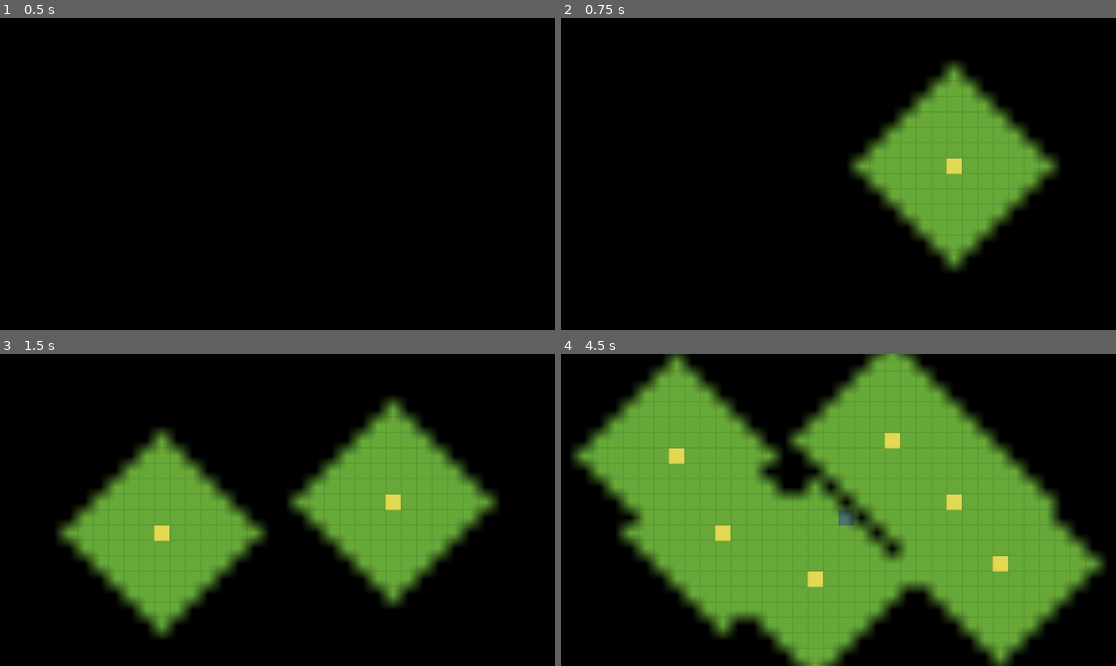
Above: before the commit, frames 1-4 (two rows, left to right).
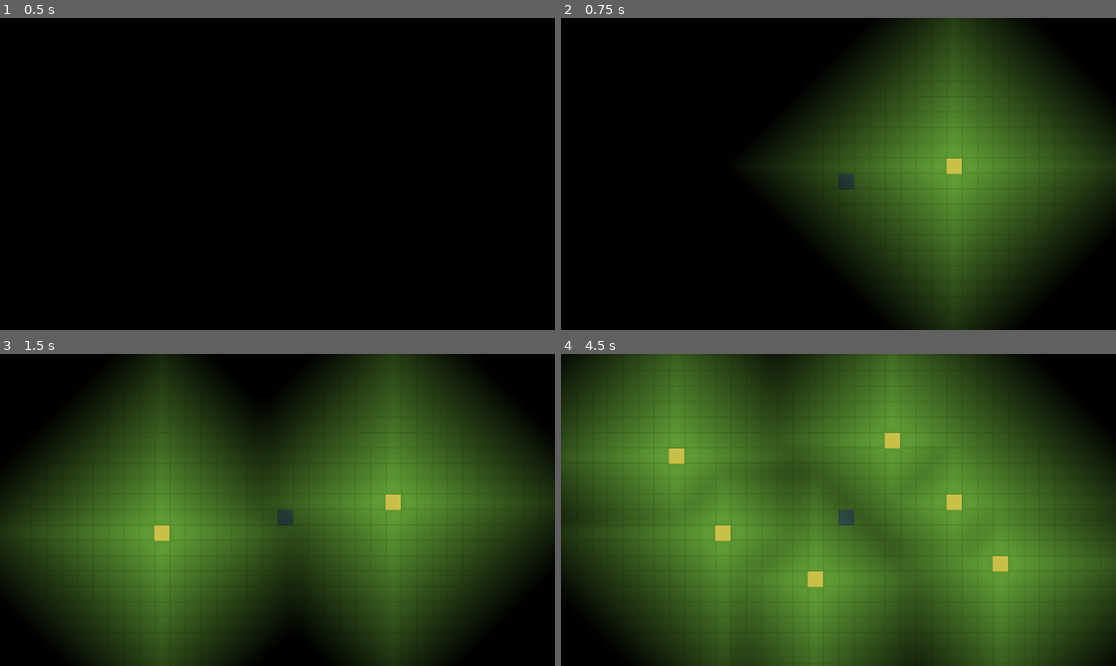
Above: after the commit, the same moments.

Repository: remyj4556/voxel-lighting
Game: Godot game, scene res://2d_grid_test.tscn
Same seed, same stepped clock (60 frames per second), same inputs: the game is played once before the commit and once after it.
Inputs (mouse positions are in pixels of both pictures, inside the frame that each line leads up to):
- Up to frame 1 (0.5 s): no input
- Up to frame 2 (0.75 s): tap Enter at 0.5 s; move the mouse to (960, 158) at 0.52 s; press the mouse at (960, 158) at 0.53 s
- Up to frame 3 (1.5 s): right-click (399, 494) at 0.8 s; tap Space at 1.25 s; move the mouse to (166, 525) at 1.27 s; release the mouse at (166, 525) at 1.28 s; right-click (166, 525) at 1.35 s
- Up to frame 4 (4.5 s): click (727, 525) at 1.55 s; tap Enter at 2, 3.5 s; move the mouse to (894, 441) at 2.02 s; press the mouse at (894, 441) at 2.03 s; right-click (894, 441) at 2.3 s; tap Space at 2.75, 4.25 s; move the mouse to (810, 572) at 2.77 s; release the mouse at (810, 572) at 2.78 s; right-click (810, 572) at 2.85 s; click (810, 572) at 3.05 s; move the mouse to (1005, 556) at 3.52 s; press the mouse at (1005, 556) at 3.53 s; right-click (1005, 556) at 3.8 s; move the mouse to (672, 463) at 4.27 s; release the mouse at (672, 463) at 4.28 s; right-click (672, 463) at 4.35 s

Frame 1 is identical in both runs. In frame 2, 39% of the frame differs, in the area x 35-100%, y 0-100%; in frame 3, 70%; in frame 4, 80%, in the area x 0-100%, y 0-100%.

Commit message:
update light falloff and flood-fill

Diff:
--- a/2d_grid_test.gd
+++ b/2d_grid_test.gd
@@ -4,23 +4,28 @@
 const WIDTH : int = 64
 const HEIGHT : int = 64
 const TILE_SIZE : int = 16
+const MAX_LIGHT_INTENSITY : int = 15
+const LIGHT_FALLOFF : int = 1
 
 const TEST_SCENE = preload("uid://eocwsab8af3x")
 
 @onready var light_overlay: LightOverlay = %LightOverlay
 @onready var camera_2d: Camera2D = %Camera2D
 
-var curr_test : TestScene = null
+var grid_scene : TestScene = null
+var light_grid := PackedByteArray()
 var lights: Dictionary[Vector2i, int] # int is dummy value, acts as hashset
 
 func _ready() -> void:
-	curr_test = TEST_SCENE.instantiate()
-	self.add_child(curr_test)
-	curr_test.position = Vector2i(0,0)
+	grid_scene = TEST_SCENE.instantiate()
+	self.add_child(grid_scene)
+	grid_scene.position = Vector2i(0,0)
 
 	camera_2d.anchor_mode = Camera2D.ANCHOR_MODE_DRAG_CENTER
 	camera_2d.position = Vector2(WIDTH, HEIGHT) * TILE_SIZE / 2.0
 	camera_2d.zoom = Vector2(2.0, 2.0)
+
+	light_grid.resize(LightTest.WIDTH * LightTest.HEIGHT)
 
 	reset_light_values()
 
@@ -34,42 +39,62 @@
 		spawn_light(mouse_pos)
 		get_viewport().set_input_as_handled()
 
-func reset_light_values():
+func reset_light_values() -> void:
 	for i in range(WIDTH):
 		for j in range(HEIGHT):
 			light_overlay.set_light(Vector2i(i,j), 0.0)
 	light_overlay.push_light()
 
-func update_light_values(update_source: Vector2i):
+func update_light_values(update_source: Vector2i) -> void:
 	if lights.has(update_source):
-		var bfs_array : Array[Array]
+		flood_fill(update_source, MAX_LIGHT_INTENSITY, LIGHT_FALLOFF)
 
-		bfs_array.push_back([update_source, 15])
-		while not bfs_array.is_empty():
-			var curr : Array = bfs_array.pop_front()
-			var coord : Vector2i = curr[0]
-			var value : int = curr[1] - 1
-
-			if value < 1:
-				continue
-
-			bfs_array.push_back([coord + Vector2i(1, 0), value - 1])
-			bfs_array.push_back([coord + Vector2i(0, 1), value - 1])
-			bfs_array.push_back([coord + Vector2i(-1, 0), value - 1])
-			bfs_array.push_back([coord + Vector2i(0, -1), value - 1])
-
-			light_overlay.set_light(coord, value)
-		light_overlay.push_light()
-
-func spawn_light(mouse_pos: Vector2):
-	if (!curr_test):
+func spawn_light(mouse_pos: Vector2) -> void:
+	if (!grid_scene):
 		print("No test scene")
 		return
 
 	var tile_coord := Vector2i(floori(mouse_pos.x / TILE_SIZE), floori(mouse_pos.y / TILE_SIZE))
-	curr_test.draw_tile(tile_coord, 0, curr_test.LIGHT)
+	grid_scene.draw_tile(tile_coord, 0, grid_scene.LIGHT)
 	lights[tile_coord] = 1
 	update_light_values(tile_coord)
 
-func remove_light(mouse_pos: Vector2):
+func remove_light(mouse_pos: Vector2) -> void:
 	pass
+
+func flood_fill(position: Vector2i, start_intensity: int, falloff: int) -> void:
+	if start_intensity > MAX_LIGHT_INTENSITY:
+		return
+
+	var bfs_array : Array[Array]
+	bfs_array.push_back([position, start_intensity])
+	while not bfs_array.is_empty():
+		var curr : Array = bfs_array.pop_front()
+		var coord : Vector2i = curr[0]
+		var value : int = curr[1]
+
+		var dx : Array[int] = [0, 0, 1, -1]
+		var dy : Array[int] = [1, -1, 0, 0]
+
+		for i in range(4):
+			var nx : int = coord.x + dx[i]
+			var ny : int = coord.y + dy[i]
+
+			# skip if block out of bounds or wall
+			if nx < 0 or nx > WIDTH:
+				continue
+			if ny < 0 or ny > HEIGHT:
+				continue
+
+			var next_intensity : int = value - falloff;
+			if (next_intensity > get_light_level(Vector2i(nx, ny))):
+				set_light_level(Vector2i(nx, ny), next_intensity)
+				bfs_array.push_back([Vector2i(nx, ny), next_intensity])
+	light_overlay.push_light()
+
+func get_light_level(c: Vector2i) -> int:
+	return light_grid[c.y * WIDTH + c.x]
+
+func set_light_level(c: Vector2i, v: int) -> void:
+	light_grid[c.y * WIDTH + c.x] = v
+	light_overlay.set_light(c, float(v) / MAX_LIGHT_INTENSITY)
--- a/light_overlay.gd
+++ b/light_overlay.gd
@@ -15,8 +15,8 @@
 	# move to front so tiles do not cover it
 	z_index = 1
 
-func set_light(cell: Vector2i, value: float):
+func set_light(cell: Vector2i, value: float) -> void:
 	light_img.set_pixel(cell.x, cell.y, Color(value, value, value))
 
-func push_light():
+func push_light() -> void:
 	light_tex.update(light_img)
